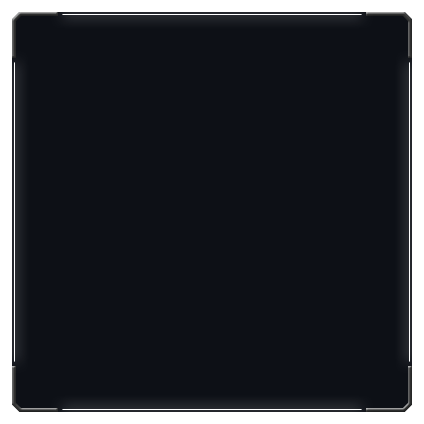
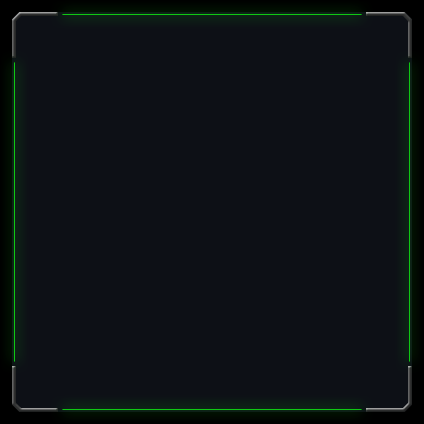
Revision of a layered 424px x 424px image; what changed, layer by layer:
hid group "Random" (8 layers) over bbox(0, 0, 424, 424)
removed layer "Base" (1st of 2, in "Divided for 6-patch" › "Random") from group "Random" over bbox(0, 0, 424, 424)
showed group "Primary Construction" (15 layers) over bbox(0, 0, 424, 424)
showed "Black Background" over bbox(0, 0, 424, 424)
